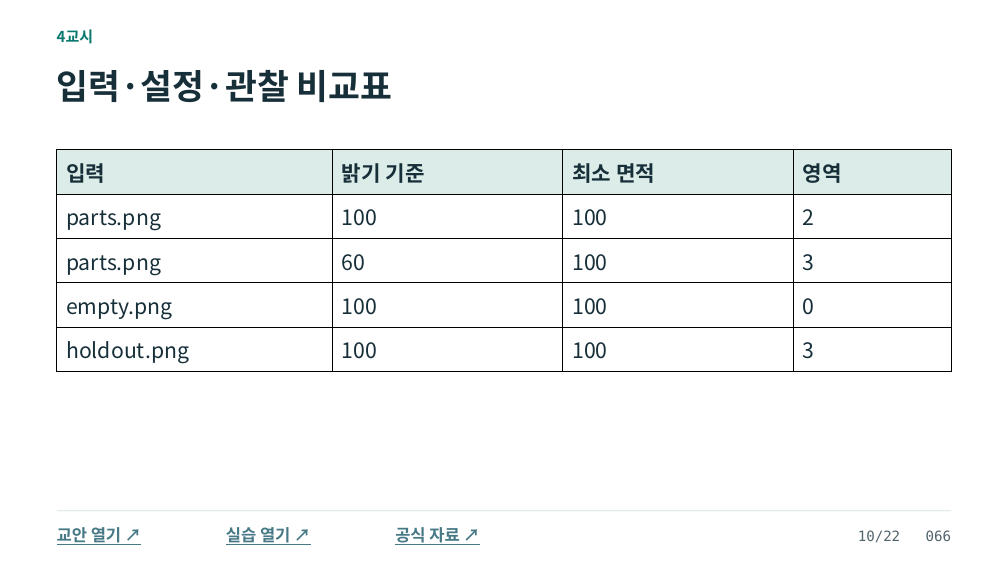
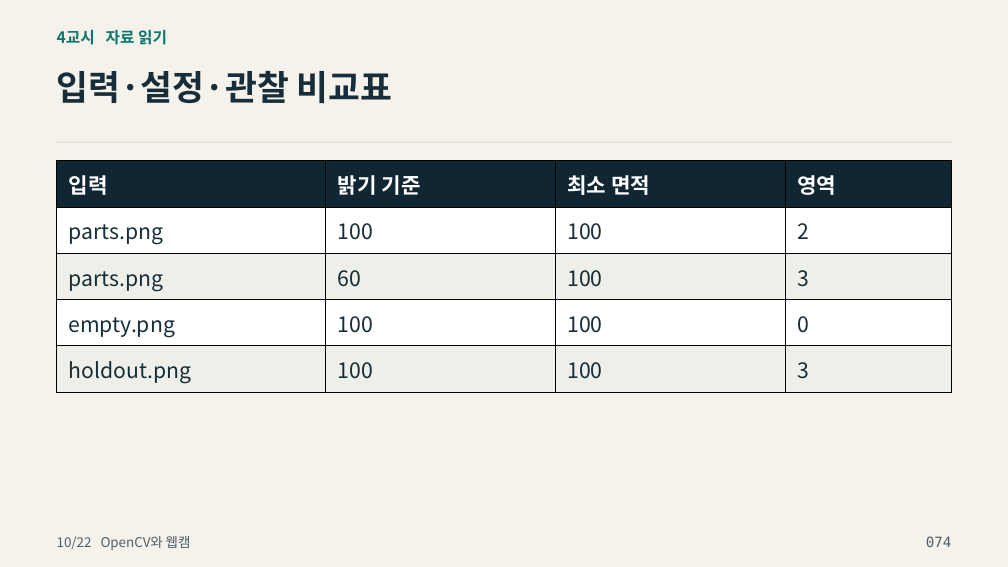
Before and after one commit to zeusk302-png/kdigital-physical-ai, a slide deck: slide 74 of downloads/2026-10-22/readable-slides.pptx (slide 66 before the commit). Drawn at 1008x567 pixels with LibreOffice and Linux fonts; fonts in the diff are those of the drawing; background and template pictures are left out. Boxes give left, top, right and bottom in pixels: in the first picture for what was removed or moved away, otherwise in the second. Text is boxed around its words. In the diff, an @@ line names an element or a change of style, - is before the commit and + after.

```diff
--- a/downloads/2026-10-22/readable-slides.pptx
+++ b/downloads/2026-10-22/readable-slides.pptx
@@ background #FFFFFF to picture (left out) @@
@@ text at [57, 29, 167, 45]: text changed; size 14.2 to 15 pt; text colour #08786F to #08776D @@
-4교시
+4교시 자료 읽기
@@ text "입력·설정·관찰 비교표" at [57, 71, 393, 103]: text colour #172F39 to #172E3A @@
@@ rectangle added at [57, 142, 951, 143], fill #CDCFC7 @@
@@ table at [57, 160, 952, 388] @@
@@ fill #DCECE8 to #102733 in row 1 @@
@@ fill #FFFFFF to #EDEFE8 in 8 cells @@
@@ text colour #172F39 to #FFFFFF in "입력", "밝기 기준", "최소 면적", "영역" @@
@@ text colour #172F39 to #172E3A in "parts.png", "100", "100", "2" and 12 more places @@
@@ line spacing 1.02 to 1.04 @@
@@ table: place and size @@
-table at [57, 150, 952, 371]
+table at [57, 160, 952, 388]
@@ rectangle removed at [57, 510, 951, 511] @@
@@ text removed at [57, 527, 121, 545] @@
-교안 열기 ↗
@@ text added at [57, 536, 191, 550], 12.8 pt, text #4D6068 @@
+10/22 OpenCV와 웹캠
@@ text removed at [226, 527, 290, 545] @@
-실습 열기 ↗
@@ text removed at [395, 527, 459, 545] @@
-공식 자료 ↗
@@ text removed at [858, 530, 952, 543] @@
-10/22 066
@@ text added at [926, 536, 951, 547], 13.5 pt, text #4D6068 @@
+074
```
Also in this commit, not shown: 48 other slides changed, 68 slides added, 60 slides removed, 11 other files.
